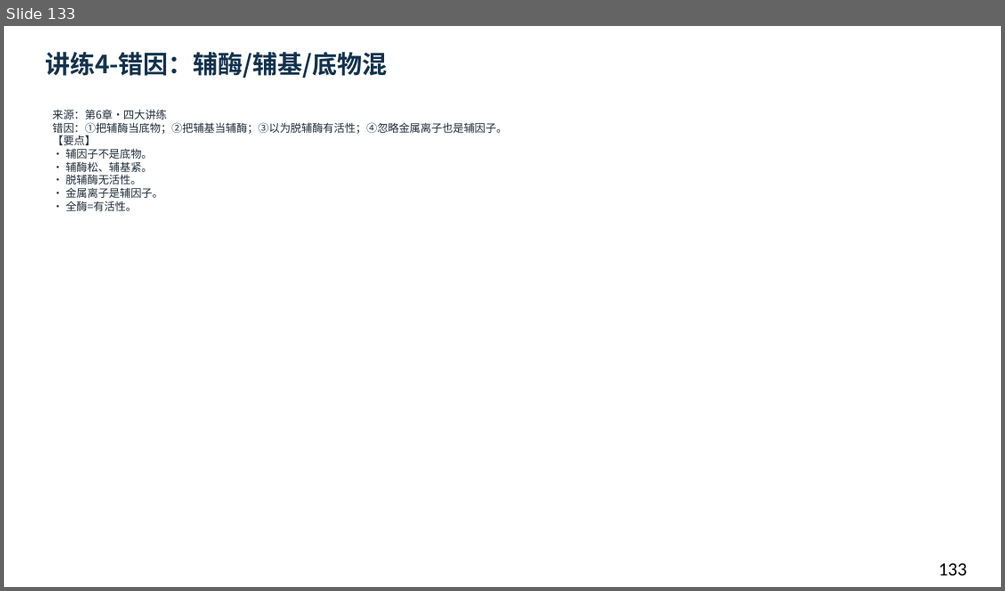
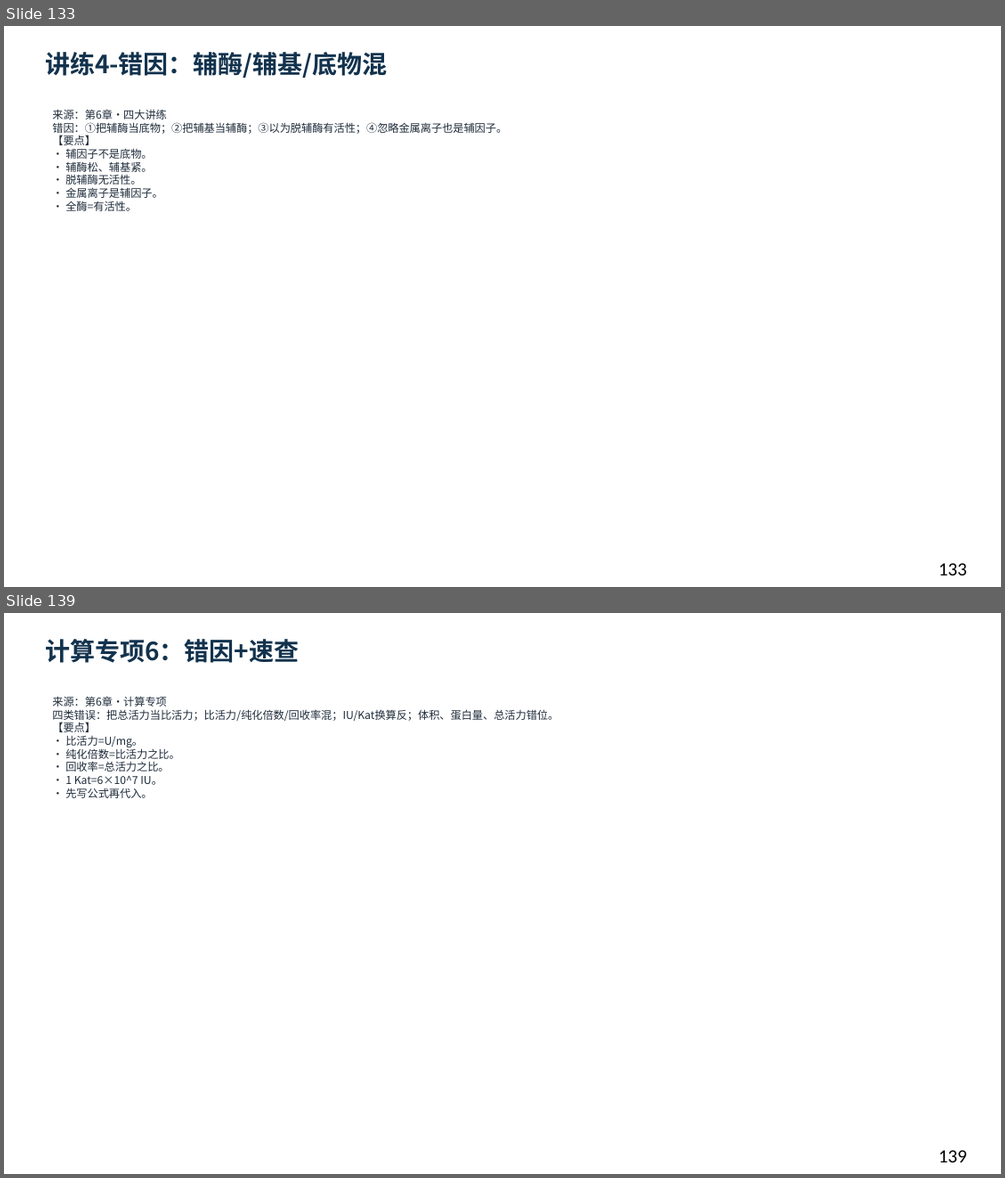
Before and after one commit to newkan-li/Biochemistry, a slide deck: downloads/bc06-ai-style.pptx. Shown one above the other, each under a label of ours: slide 133 before the commit, slides 133 and 139 after it; the slides between them are not shown. The pictures are 1005x591 and 1005x1178 pixels, drawn with LibreOffice and Linux fonts; fonts in the diff are those of the drawing. Boxes give left, top, right and bottom in pixels: in the first picture for what was removed or moved away, otherwise in the second. Text is boxed around its words. In the diff, an @@ line names an element or a change of style, - is before the commit and + after.

Commit message:
bc06加计算专项6页+分类专项6页(EC编号)+网页题55;下载146页;版本20261112bm

```diff
--- a/downloads/bc06-ai-style.pptx
+++ b/downloads/bc06-ai-style.pptx
@@ slide 139 added at <box>4,613,1001,1174</box>, background #FFFFFF @@
@@ text added at <box>45,639,299,663</box>, 24 pt, text #12324D, bold @@
+计算专项6：错因+速查
@@ text added at <box>52,696,558,798</box>, 10.5 pt, text #202D3C @@
+来源：第6章·计算专项
+四类错误：把总活力当比活力；比活力/纯化倍数/回收率混；IU/Kat换算反；体积、蛋白量、总活力错位。
+【要点】
+• 比活力=U/mg。
+• 纯化倍数=比活力之比。
+• 回收率=总活力之比。
+• 1 Kat=6×10^7 IU。
+• 先写公式再代入。
@@ text added at <box>938,1150,967,1162</box>, 18 pt, text #000000 @@
+139
```
Also in this commit, not shown: 1 slide changed, 11 other slides added, 6 other files.
